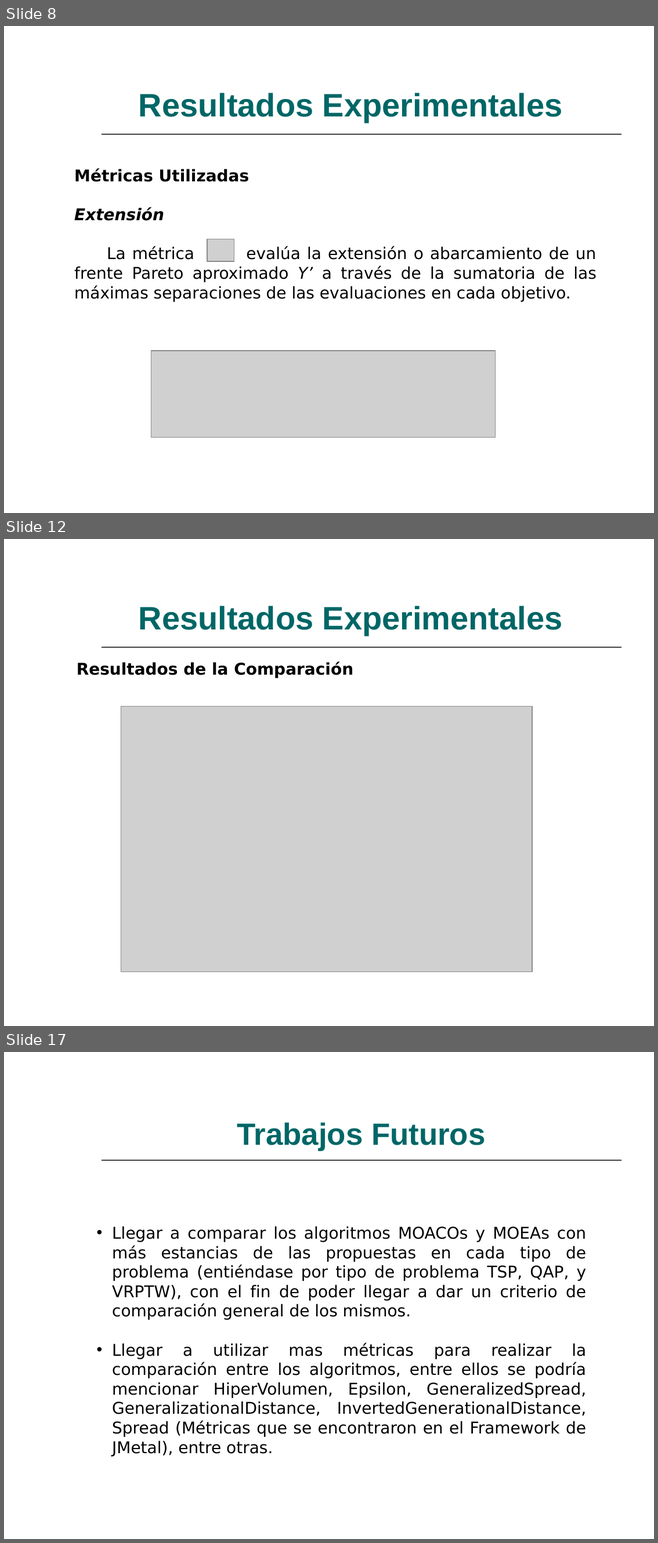
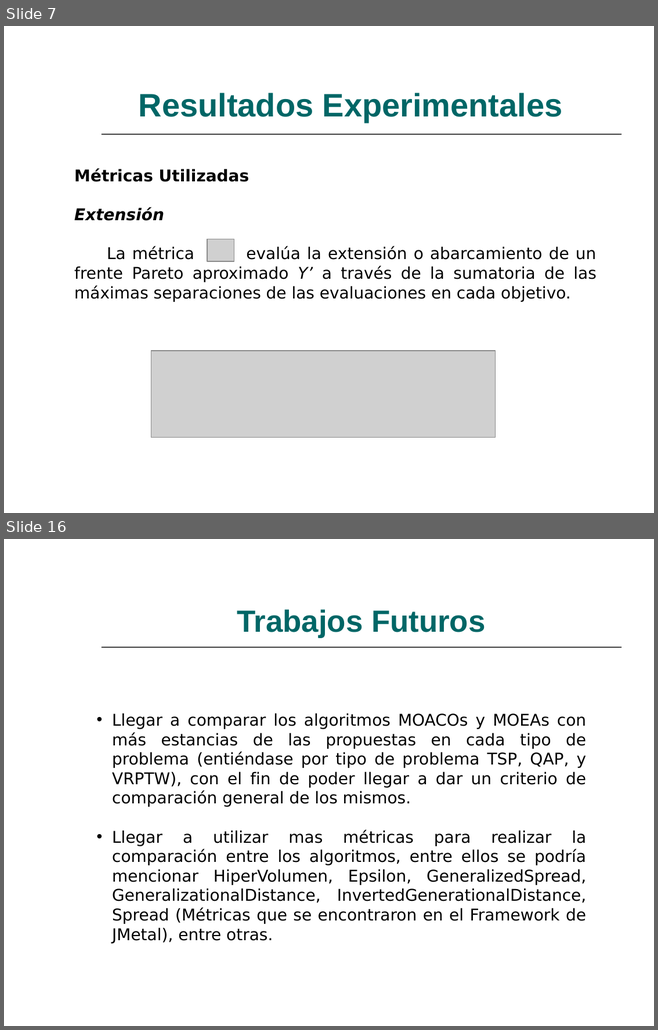
Before and after one commit to lokolte/ia-2008, a slide deck: TrabajoPracticoFinal/Diapositiva/DiapositivaM3asMoacsNsgaSpea.ppt. Shown one above the other, each under a label of ours: slides 8, 12 and 17 before the commit, slides 7 and 16 after it; the slides between them are not shown. The pictures are 658x1543 and 658x1030 pixels, drawn with LibreOffice and Linux fonts; fonts in the diff are those of the drawing; grey boxes stand for pictures. Boxes give left, top, right and bottom in pixels: in the first picture for what was removed or moved away, otherwise in the second. Text is boxed around its words. In the diff, an @@ line names an element or a change of style, - is before the commit and + after.

```diff
--- a/TrabajoPracticoFinal/Diapositiva/DiapositivaM3asMoacsNsgaSpea.ppt
+++ b/TrabajoPracticoFinal/Diapositiva/DiapositivaM3asMoacsNsgaSpea.ppt
@@ slide 12 removed at bbox=[4, 539, 654, 1026], background #FFFFFF; not listed: 3 template elements that a slide beside it also shows @@
@@ title removed at bbox=[139, 606, 563, 635] @@
-Resultados Experimentales
@@ text removed at bbox=[76, 662, 353, 678] @@
-Resultados de la Comparación
@@ picture removed at bbox=[121, 707, 532, 972] @@
@@ what was slide 8 is now slide 7 @@
@@ what was slide 17 is now slide 16 @@
```
Also in this commit, not shown: 5 slides changed, 6 slides added, 6 other slides removed.
